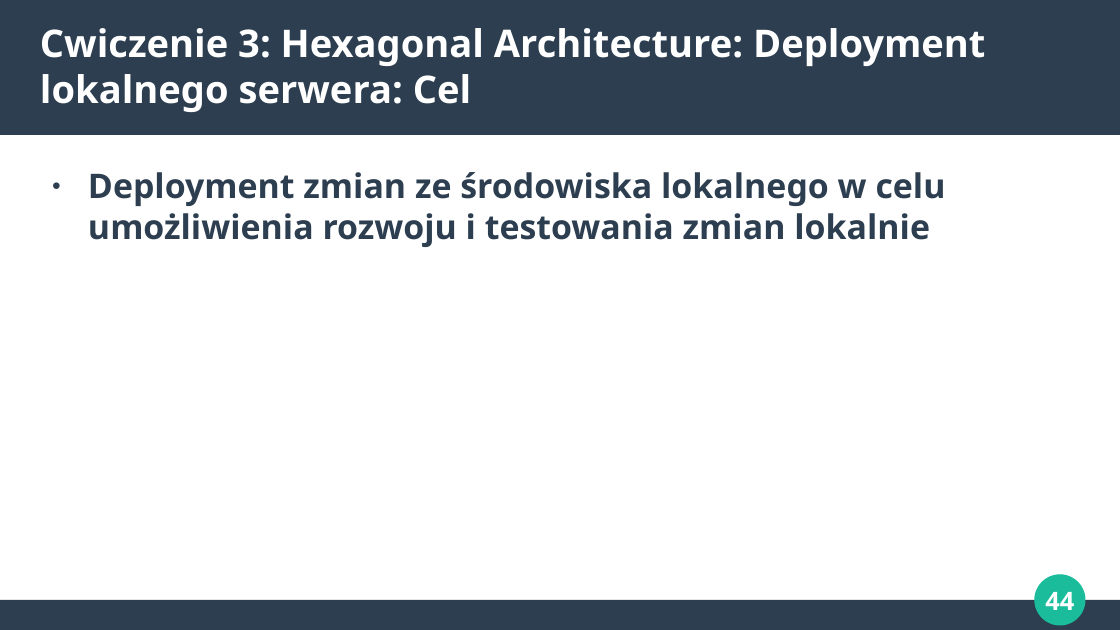
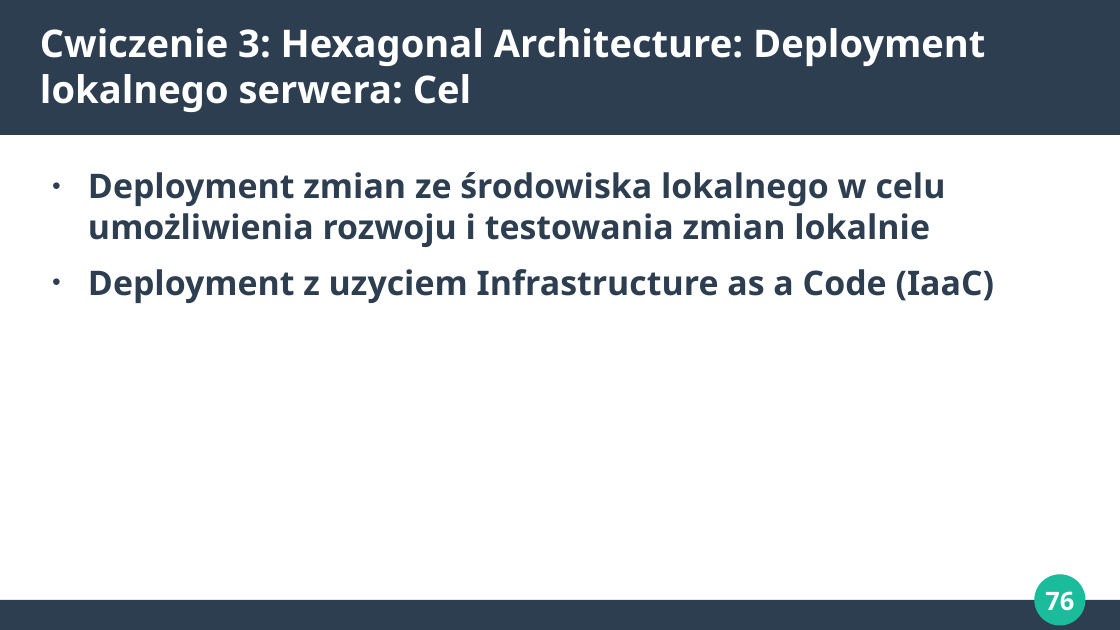
Before and after one commit to makspiechota/aws-apigateway-training-pl, a slide deck: slide 76 of presentation.odp (slide 44 before the commit). Drawn at 1120x630 pixels with LibreOffice and Linux fonts; fonts in the diff are those of the drawing. Boxes give left, top, right and bottom in pixels: in the first picture for what was removed or moved away, otherwise in the second. Text is boxed around its words. In the diff, an @@ line names an element or a change of style, - is before the commit and + after.

```diff
--- a/presentation.odp
+++ b/presentation.odp
@@ text at (x1=88, y1=269, x2=995, y2=303): paragraph added @@
+● Deployment z uzyciem Infrastructure as a Code (IaaC)
@@ page number at (x1=1045, y1=591, x2=1074, y2=611): text changed @@
-44
+76
```
Also in this commit, not shown: 2 other slides changed, 32 slides added.
